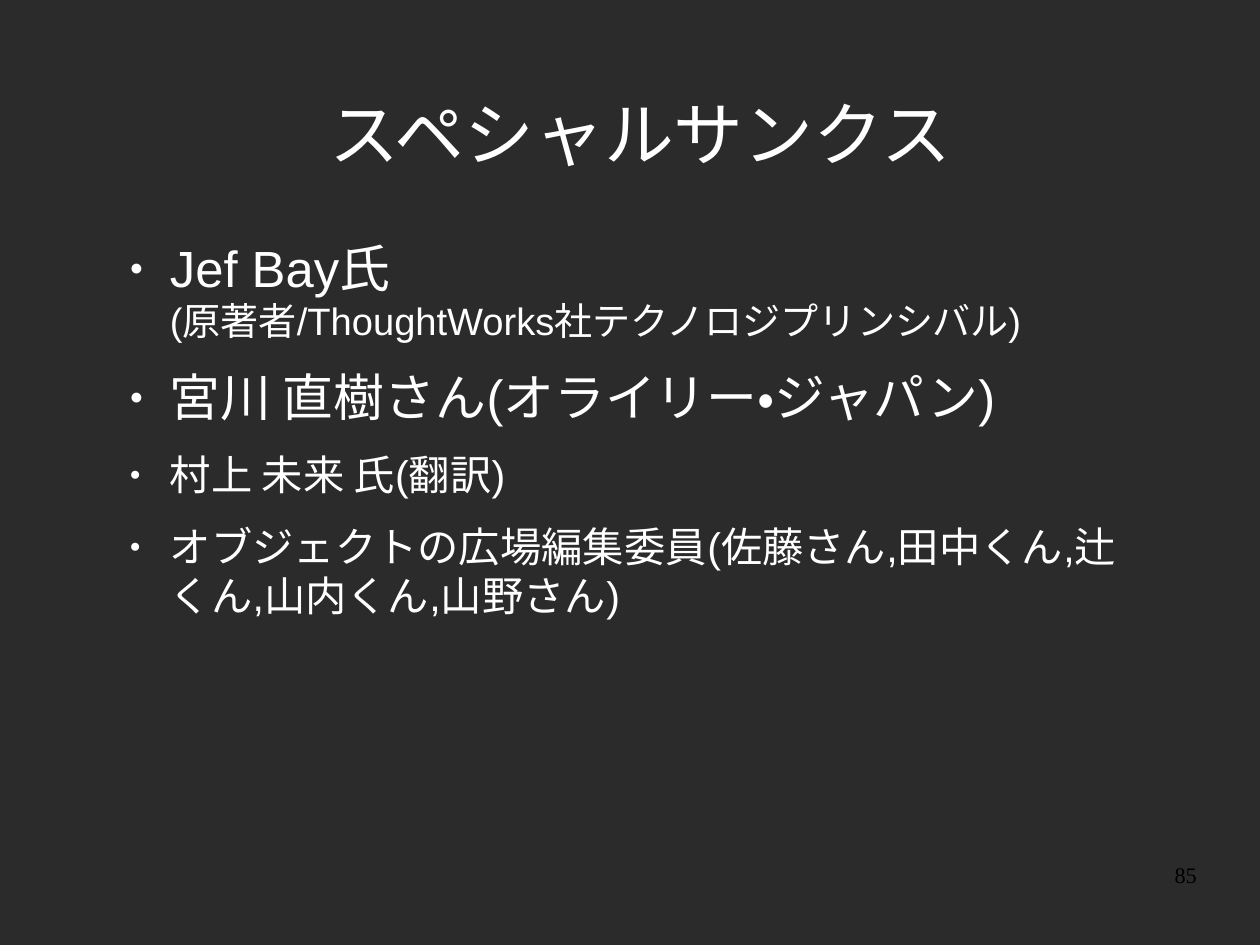
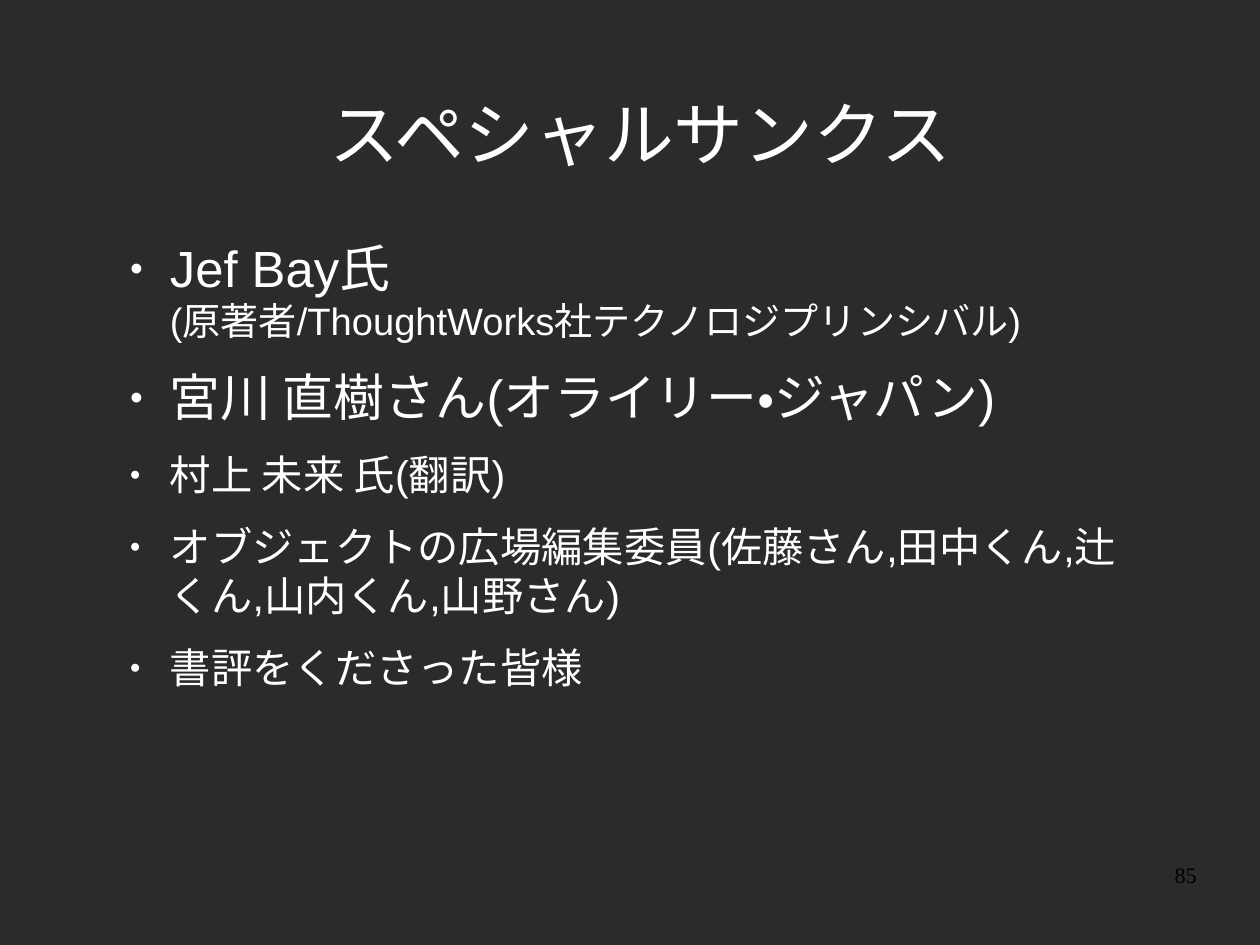
Before and after one commit to yojik/yojik-lib, a slide deck: slide 85 of 2009devsumi/oo_exercise/doc/devsum.odp. Drawn at 1260x945 pixels with LibreOffice and Linux fonts; fonts in the diff are those of the drawing; background and template pictures are left out; a plain dark background stands for a picture behind light text. Boxes give left, top, right and bottom in pixels: in the first picture for what was removed or moved away, otherwise in the second. Text is boxed around its words. In the diff, an @@ line names an element or a change of style, - is before the commit and + after.

```diff
--- a/2009devsumi/oo_exercise/doc/devsum.odp
+++ b/2009devsumi/oo_exercise/doc/devsum.odp
@@ text at bbox=[170, 648, 583, 687]: paragraph added @@
+● 書評をくださった皆様
```
Also in this commit, not shown: 1 slide removed.
